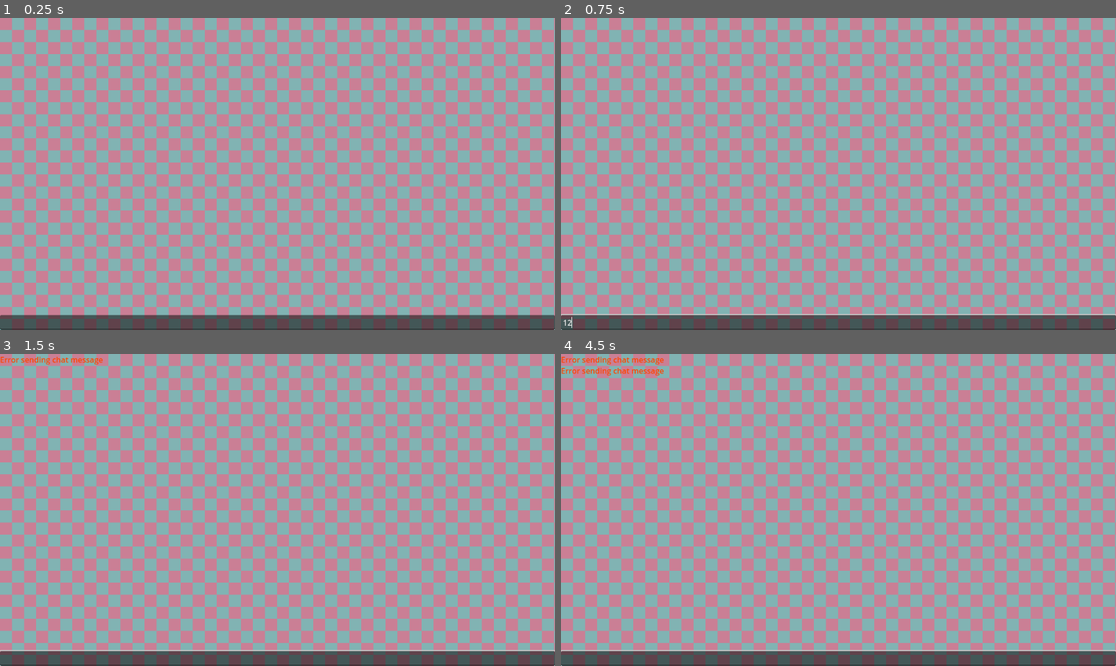
Above: before the commit, frames 1-4 (two rows, left to right).
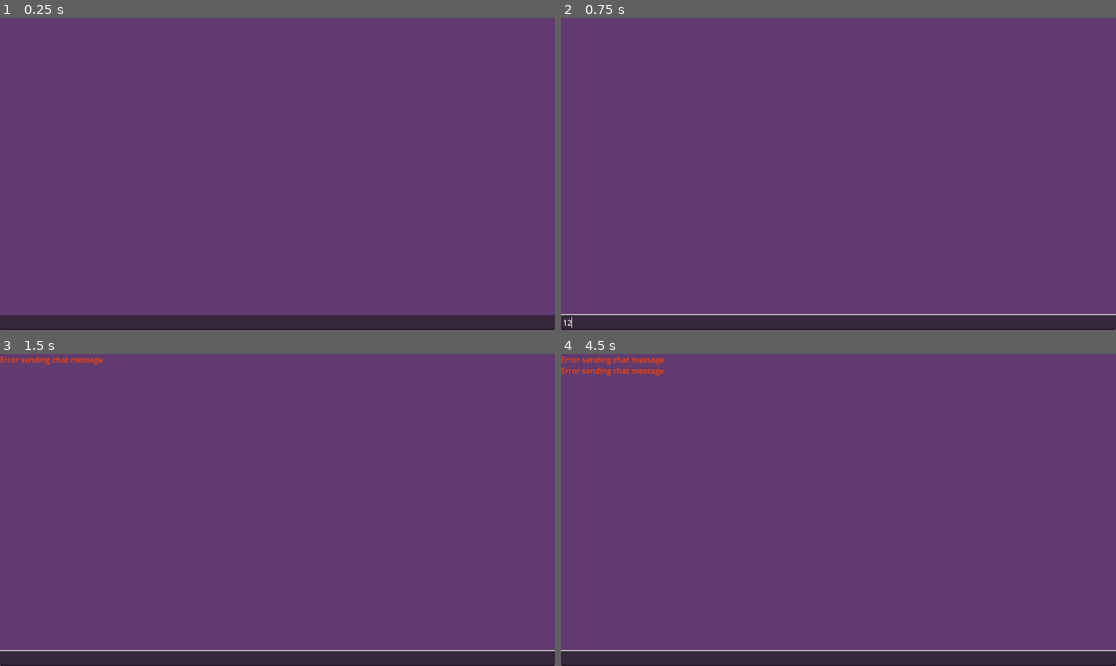
Above: after the commit, the same moments.

Repository: Sijoma/godot-mmo
Game: Godot game, scene res://states/ingame/ingame.tscn
Two runs of this game, one before a commit and one after it. Both use one fixed random seed, a clock stepped at 60 frames per second and the inputs below. This scene is started directly instead of the project's main scene.
Inputs (mouse positions are in pixels of both pictures, inside the frame that each line leads up to):
- Up to frame 1 (0.25 s): no input
- Up to frame 2 (0.75 s): click (838, 323) at 0.52 s; type "12" at 0.6 s
- Up to frame 3 (1.5 s): tap Enter at 1.25 s; move the mouse to (277, 491) at 1.27 s; click (277, 491) at 1.42 s
- Up to frame 4 (4.5 s): tap Space at 2, 3.5 s; move the mouse to (727, 525) at 2.02 s; click (727, 525) at 2.17 s; tap Enter at 2.75, 4.25 s; move the mouse to (894, 441) at 2.77 s; click (894, 441) at 2.92 s; move the mouse to (810, 572) at 3.52 s; click (810, 572) at 3.67 s; move the mouse to (1005, 556) at 4.27 s; click (1005, 556) at 4.42 s

The runs differ from the first frame. In frame 1, 100% of the frame differs, in the area x 0-100%, y 0-100%; in frame 2, 100%; in frame 3, 99%; in frame 4, 99%.

Commit message:
Client: Remove Background Shader

Diff:
--- a/client/states/ingame/ingame.tscn
+++ b/client/states/ingame/ingame.tscn
@@ -1,42 +1,7 @@
-[gd_scene load_steps=5 format=3 uid="uid://bakeo7hpgbwts"]
+[gd_scene load_steps=3 format=3 uid="uid://bakeo7hpgbwts"]
 
 [ext_resource type="Script" uid="uid://btb6o77ylspjg" path="res://states/ingame/ingame.gd" id="1_0uskn"]
 [ext_resource type="PackedScene" uid="uid://btsnx853kjqoq" path="res://classes/log/log.tscn" id="1_b7vyf"]
-
-[sub_resource type="Shader" id="Shader_0uskn"]
-code = "shader_type canvas_item;
-
-uniform float size : hint_range(1.0, 100.0) = 25.0;
-uniform vec4 color1 : source_color = vec4(1.0, 1.0, 1.0, 1.0);
-uniform vec4 color2 : source_color = vec4(0.7, 0.7, 0.7, 1.0);
-uniform float speed : hint_range(0.0, 10.0) = 1.0;
-uniform float direction_x : hint_range(-1.0, 1.0) = 1.0; // Horizontal movement
-uniform float direction_y : hint_range(-1.0, 1.0) = 1.0; // Vertical movement
-
-void fragment() {
-    vec2 pos = FRAGCOORD.xy / size;
-    float time_offset = TIME * speed;
-
-    // Use the slider values for direction and normalize them
-    vec2 direction = normalize(vec2(direction_x, direction_y));
-    vec2 movement = direction * time_offset;
-
-    pos -= movement;
-    pos = floor(pos);
-
-    float pattern_mask = mod(pos.x + mod(pos.y, 2.0), 2.0);
-    COLOR = mix(color1, color2, pattern_mask);
-}
-"
-
-[sub_resource type="ShaderMaterial" id="ShaderMaterial_q22go"]
-shader = SubResource("Shader_0uskn")
-shader_parameter/size = 25.0
-shader_parameter/color1 = Color(0.793689, 0.497648, 0.584683, 1)
-shader_parameter/color2 = Color(0.505882, 0.701961, 0.701961, 1)
-shader_parameter/speed = 0.0
-shader_parameter/direction_x = 1.0
-shader_parameter/direction_y = 1.0
 
 [node name="Ingame" type="Node"]
 script = ExtResource("1_0uskn")
@@ -44,7 +9,6 @@
 [node name="World" type="Node2D" parent="."]
 
 [node name="ColorRect" type="ColorRect" parent="World"]
-material = SubResource("ShaderMaterial_q22go")
 anchors_preset = 8
 anchor_left = 0.5
 anchor_top = 0.5
@@ -56,6 +20,7 @@
 offset_bottom = 5000.0
 grow_horizontal = 2
 grow_vertical = 2
+color = Color(0.391315, 0.222395, 0.452816, 0.890196)
 
 [node name="UI" type="CanvasLayer" parent="."]
 
